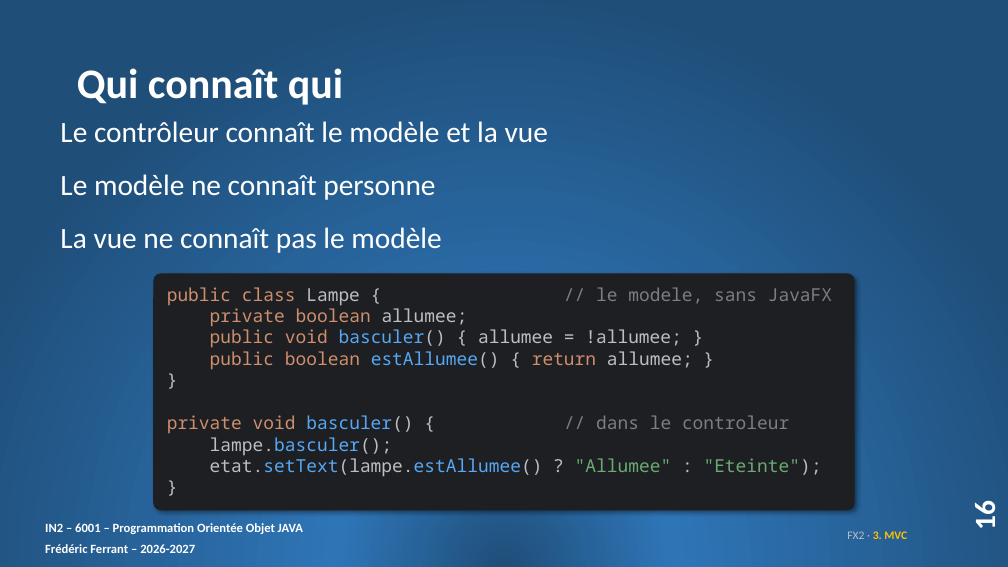
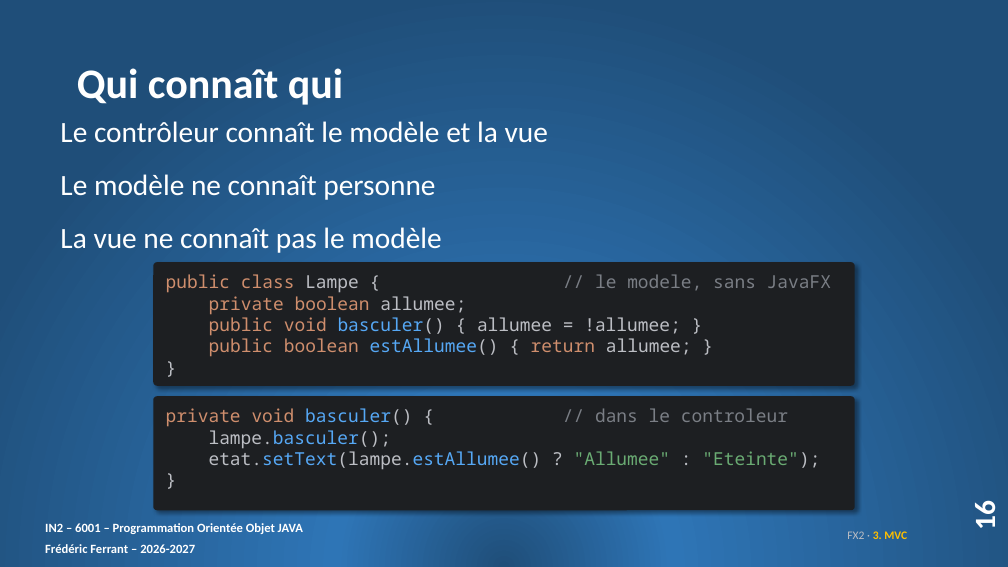
Before and after one commit to ferrantbe/ExercicesJavaClaude, a slide deck: slide 16 of _slides/remanies/14. FX2_slides.pptx. Drawn at 1008x567 pixels with LibreOffice and Linux fonts; fonts in the diff are those of the drawing. Boxes give left, top, right and bottom in pixels: in the first picture for what was removed or moved away, otherwise in the second. Text is boxed around its words. In the diff, an @@ line names an element or a change of style, - is before the commit and + after.

```diff
--- a/_slides/remanies/14. FX2_slides.pptx
+++ b/_slides/remanies/14. FX2_slides.pptx
@@ rounded rectangle added at <box>154,262,855,386</box>, fill #1D1F22, 17 pt, text #CF8E6D @@
+public class Lampe { // le modele, sans JavaFX
+private boolean allumee;
+public void basculer() { allumee = !allumee; }
+public boolean estAllumee() { return allumee; }
+}
@@ text in rounded rectangle at <box>167,287,832,370</box>: paragraphs removed @@
-public class Lampe { // le modele, sans JavaFX
-private boolean allumee;
-public void basculer() { allumee = !allumee; }
-public boolean estAllumee() { return allumee; }
-}
@@ rounded rectangle "private void basculer() { // ...": place and size @@
-rounded rectangle "private void basculer() { // ..." at <box>154,274,855,510</box>
+rounded rectangle "private void basculer() { // ..." at <box>154,396,855,510</box>
```
Also in this commit, not shown: 1 other slide changed, 8 other files.
